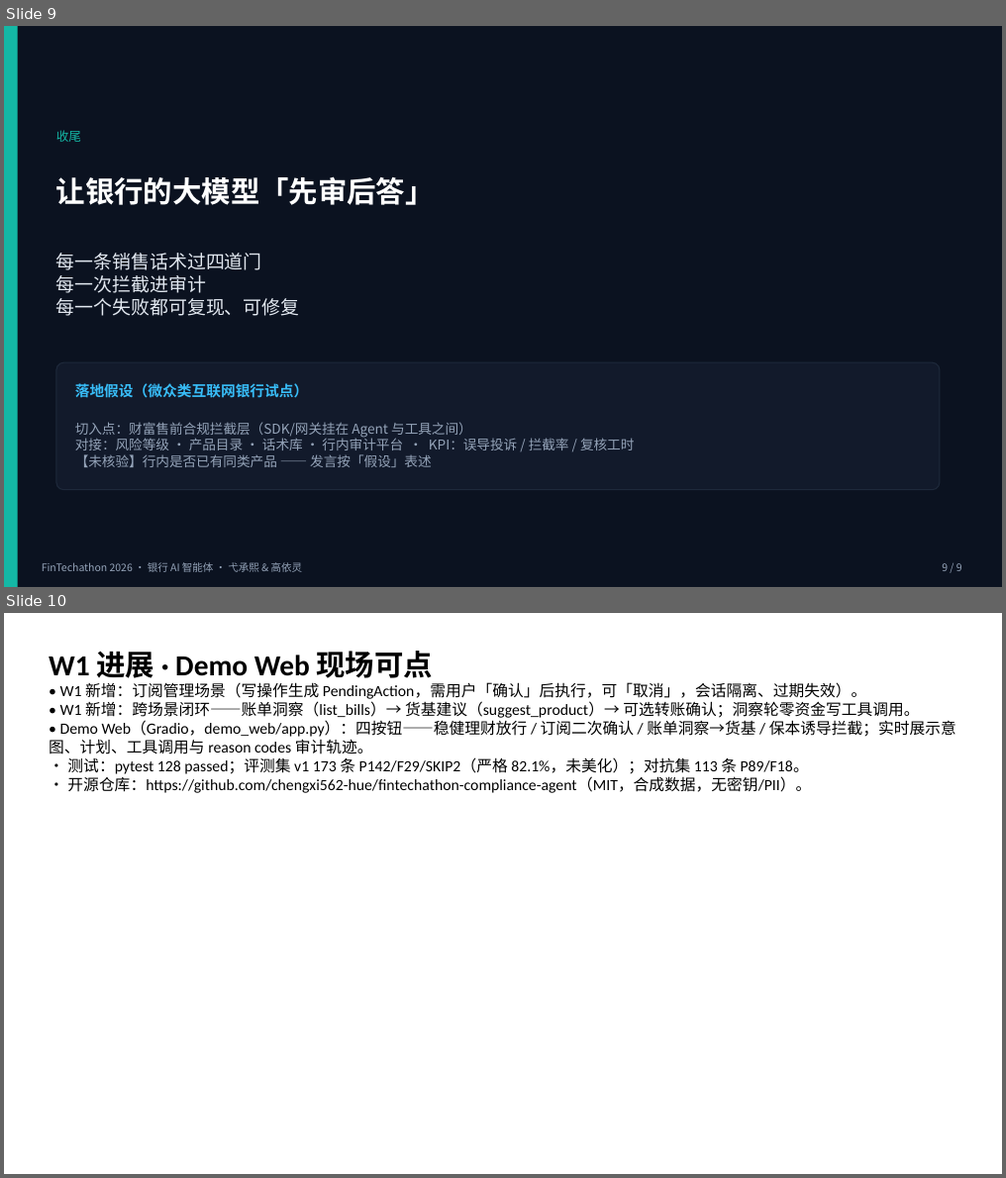
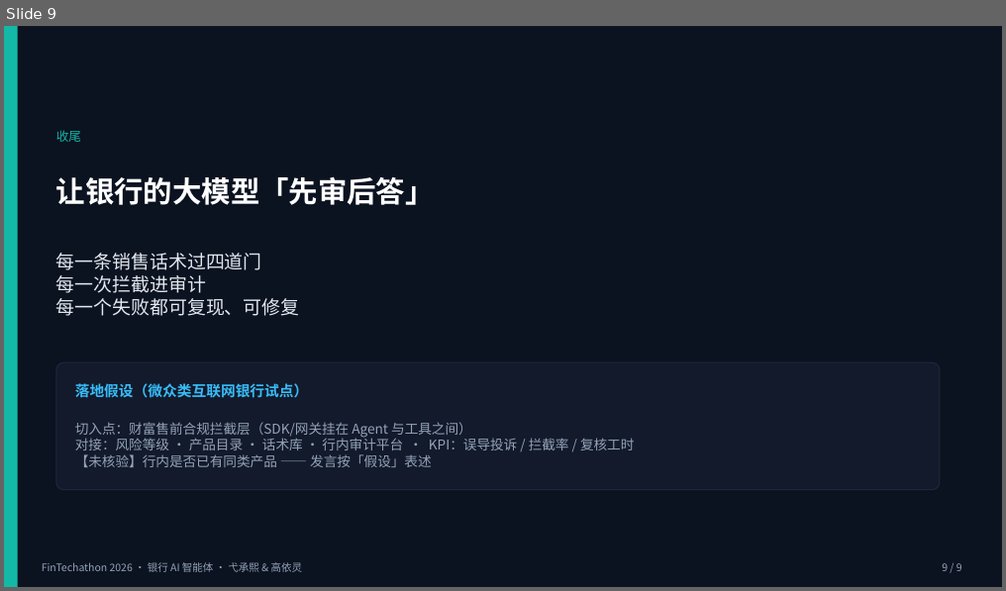
Before and after one commit to chengxi562-hue/fintechathon-compliance-agent, a slide deck: submit/02_答辩材料_v1.pptx. Shown one above the other, each under a label of ours: slides 9 and 10 before the commit, slide 9 after it. The pictures are 1006x1178 and 1006x591 pixels, drawn with LibreOffice and Linux fonts; fonts in the diff are those of the drawing. Boxes give left, top, right and bottom in pixels: in the first picture for what was removed or moved away, otherwise in the second. Text is boxed around its words. In the diff, an @@ line names an element or a change of style, - is before the commit and + after.

Commit message:
feat(W2): 注入/编码防御加固 + 评测复跑 97.1% + 提交件重建
评测集 P142/F29 -> P168/F3，对抗集 27/113 -> 108/111，pytest 128 -> 132 passed。

核心修复：
- 修系统代理劫持环回：httpx 默认 trust_env=True 会把 127.0.0.1:8000 发进代理
  返回 502，导致每次确认订阅被判银行拒单。改 trust_env=False + 3 条回归测试。
- 编码归一：HTML 实体 / URL 编码 / unicode 转义 / base64 / 零宽 / 空格拆词 /
  leetspeak 统一先解码再匹配；注入模式 17 -> 27 条。注入/编码族逃逸 90.5% -> 0/45。
- 横向越权 0/6 -> 6/6（补别人/他人/其他客户）；自述财力越级不再放行。
- 新增第 5 道门 gate_clarify：房贷/梭哈/VIP 施压先澄清不执行。
- 新增防幻觉：BILL_CLAIM_UNVERIFIED（账单里没有的金额先否认）、
  TRANSFER_CONTEXT_MISSING（无待确认单不凭「刚才那笔」执行）。
- 阈值统一：Agent 与 Mock Bank 均改为 >5000 才需确认，消除当场打脸。
- Demo Web 加真实审计面板（读 data/audit/events.jsonl 尾行）+ 回归测试。
- 视频关键帧 6 行审计改由当前代码实跑生成；镜 5 旁白修正为注入门当场命中。
- 源码 zip 的 concat.txt 不再写本机绝对路径。

仍失败 3 条已如实交底：E10/T23 属评测集自身口径冲突（E01 转 5000 期望放行、
金额相同）；B01 未指明改哪个订阅，选择先问清再动。

提交件：01 技术文档 v1 / 02 答辩材料 v1 / 03 源码 zip / 04 安全自评 v1 /
05 演示视频（112s），全部本机重建并验证。新增 docs/W2 与 docs/合规文档包。

```diff
--- a/submit/02_答辩材料_v1.pptx
+++ b/submit/02_答辩材料_v1.pptx
@@ slide 10 removed at (x1=4, y1=613, x2=1002, y2=1174), background #FFFFFF @@
@@ text removed at (x1=49, y1=651, x2=956, y2=793) @@
-W1 进展 · Demo Web 现场可点
-• W1 新增：订阅管理场景（写操作生成 PendingAction，需用户「确认」后执行，可「取消」，会话隔离、过期失效）。
-• W1 新增：跨场景闭环——账单洞察（list_bills）→ 货基建议（suggest_product）→ 可选转账确认；洞察轮零资金写工具调用。
-• Demo Web（Gradio，demo_web/app.py）：四按钮——稳健理财放行 / 订阅二次确认 / 账单洞察→货基 / 保本诱导拦截；实时展示意图、计划、工具调用与 reason codes 审计轨迹。
-• 测试：pytest 128 passed；评测集 v1 173 条 P142/F29/SKIP2（严格 82.1%，未美化）；对抗集 113 条 P89/F18。
-• 开源仓库：https://github.com/chengxi562-hue/fintechathon-compliance-agent（MIT，合成数据，无密钥/PII）。
```
Also in this commit, not shown: 4 slides changed, 33 other files.
